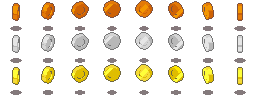
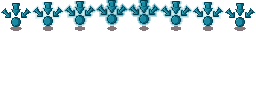
Comparing the layer stacks of the two w=256, h=96 images. Changes:
added layer "Icon" above "Layer 1" over (1, 0, 255, 27)
added layer "Layer 1" above "Glow 1px Strong" over (128, 0, 224, 28)
added layer "Glow 1px Strong" (60%) above "Glow 2px Strong" over (96, 0, 128, 25)
added layer "Glow 2px Strong" (30%) above "Glow 1px Medium" over (96, 0, 128, 26)
added layer "Glow 1px Medium" (40%) above "Glow 2px Medium" over (64, 1, 96, 26)
added layer "Glow 2px Medium" (20%) above "Glow 1px Weak" over (64, 1, 96, 27)
added layer "Glow 1px Weak" (20%) above "Glow 2px Weak" over (32, 2, 64, 27)
added layer "Glow 2px Weak" (10%) above "Shadows" over (32, 2, 64, 28)
added layer "Shadows" above "Bronze" over (14, 26, 242, 28)
hid "Bronze" over (10, 0, 246, 28)
hid "Silver" over (10, 32, 246, 63)
hid "Gold" over (10, 64, 246, 95)
